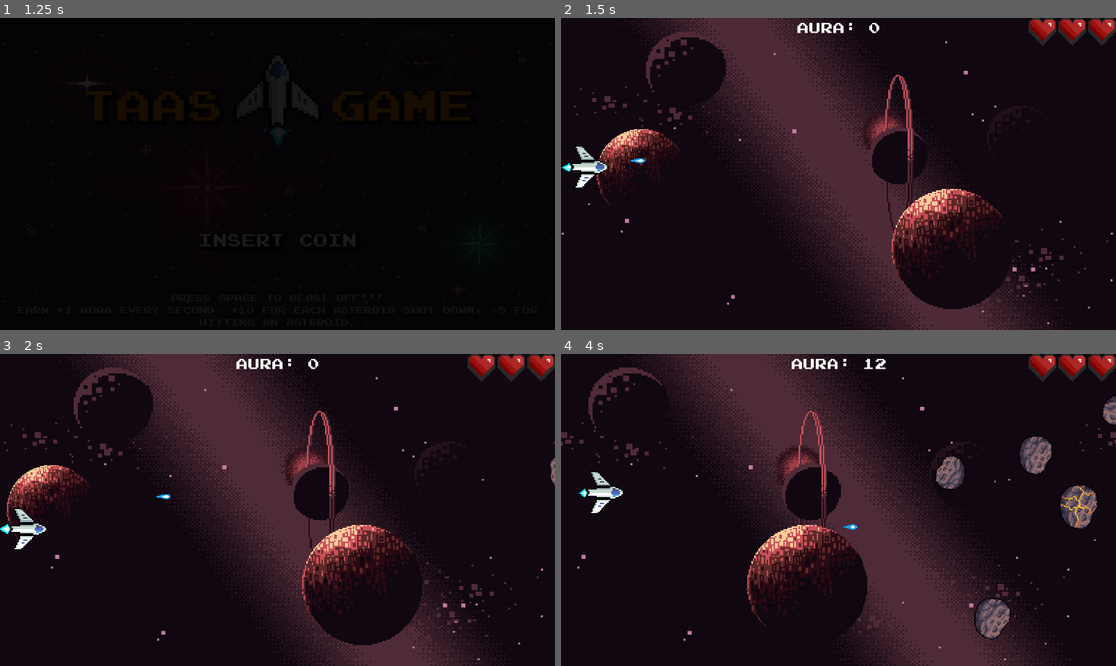
Above: before the commit, frames 1-4 (two rows, left to right).
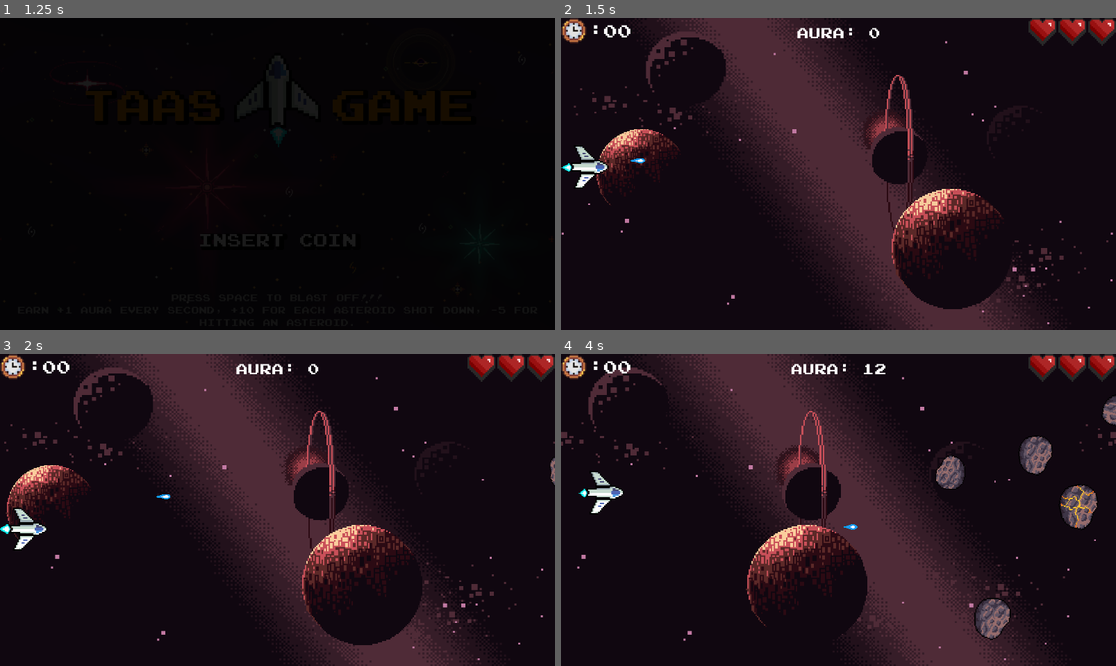
Above: after the commit, the same moments.

Repository: Thapar-Amateur-Astronomers-Society/The-TAAS-Game
Game: Godot game, scene res://scenes/main_menu.tscn
The game is run twice, just before and just after one commit, with the same random seed, the same clock (stepped at 60 frames per second) and the same inputs. Sound files missing from this copy of the repository are replaced by a short silence.
Inputs:
- Up to frame 1 (1.25 s): tap Space (player_shoot) at 0.5 s; hold Right (player_right) from 0.53 s (still down); hold Space (player_shoot) from 0.53 s (still down)
- Up to frame 2 (1.5 s): release Right (player_right) at 1.28 s; release Space (player_shoot) at 1.28 s; hold Down (player_down) from 1.28 s (still down); tap Space (player_shoot) at 1.35 s
- Up to frame 3 (2 s): keep holding Down (player_down)
- Up to frame 4 (4 s): release Down (player_down) at 2.03 s; hold Right (player_right) 2.03-2.78 s; hold Space (player_shoot) 2.03-2.78 s; hold Up (player_up) 2.78-3.53 s; tap Space (player_shoot) at 2.85 s; hold Left (player_left) from 3.53 s (still down); hold Space (player_shoot) from 3.53 s (still down)

Frame 1 is identical in both runs. In frame 2, 0.7% of the frame differs, in the area x 0-58%, y 0-9%; in frame 3, 0.7%; in frame 4, 0.8%, in the area x 0-59%, y 0-9%.
Error in both runs: Cannot call method 'change_scene_to_packed' on a null value. (res://scripts/main_menu.gd:24)

Commit message:
Shortened game over animation.

Diff:
--- a/prefabs/ship_explode.tscn
+++ b/prefabs/ship_explode.tscn
@@ -47,11 +47,11 @@
 }],
 "loop": false,
 "name": &"default",
-"speed": 15.0
+"speed": 10.0
 }]
 
 [node name="ship-explode" type="Area2D"]
-scale = Vector2(10, 10)
+scale = Vector2(12, 12)
 script = ExtResource("1_khrc1")
 
 [node name="ship-explode_sound" type="AudioStreamPlayer2D" parent="."]
--- a/scenes/game_over.tscn
+++ b/scenes/game_over.tscn
@@ -10,6 +10,21 @@
 default_font = ExtResource("1_pm25x")
 default_font_size = 120
 
+[sub_resource type="Animation" id="Animation_lj7nb"]
+length = 0.001
+tracks/0/type = "value"
+tracks/0/imported = false
+tracks/0/enabled = true
+tracks/0/path = NodePath(".:visible")
+tracks/0/interp = 1
+tracks/0/loop_wrap = true
+tracks/0/keys = {
+"times": PackedFloat32Array(0),
+"transitions": PackedFloat32Array(1),
+"update": 1,
+"values": [true]
+}
+
 [sub_resource type="Animation" id="Animation_e81jl"]
 resource_name = "blink"
 length = 2.0
@@ -27,25 +42,61 @@
 "values": [false, true, false]
 }
 
-[sub_resource type="Animation" id="Animation_lj7nb"]
-length = 0.001
-tracks/0/type = "value"
-tracks/0/imported = false
-tracks/0/enabled = true
-tracks/0/path = NodePath(".:visible")
-tracks/0/interp = 1
-tracks/0/loop_wrap = true
-tracks/0/keys = {
-"times": PackedFloat32Array(0),
-"transitions": PackedFloat32Array(1),
-"update": 1,
-"values": [true]
-}
-
 [sub_resource type="AnimationLibrary" id="AnimationLibrary_h7nci"]
 _data = {
 "RESET": SubResource("Animation_lj7nb"),
 "blink": SubResource("Animation_e81jl")
+}
+
+[sub_resource type="Animation" id="Animation_7olv8"]
+length = 0.001
+tracks/0/type = "value"
+tracks/0/imported = false
+tracks/0/enabled = true
+tracks/0/path = NodePath("VBoxContainer/gameover:visible")
+tracks/0/interp = 1
+tracks/0/loop_wrap = true
+tracks/0/keys = {
+"times": PackedFloat32Array(0),
+"transitions": PackedFloat32Array(1),
+"update": 1,
+"values": [true]
+}
+tracks/1/type = "value"
+tracks/1/imported = false
+tracks/1/enabled = true
+tracks/1/path = NodePath("VBoxContainer/gameover/text_crashing:playing")
+tracks/1/interp = 1
+tracks/1/loop_wrap = true
+tracks/1/keys = {
+"times": PackedFloat32Array(0),
+"transitions": PackedFloat32Array(1),
+"update": 1,
+"values": [true]
+}
+tracks/2/type = "value"
+tracks/2/imported = false
+tracks/2/enabled = true
+tracks/2/path = NodePath("VBoxContainer/aura:visible")
+tracks/2/interp = 1
+tracks/2/loop_wrap = true
+tracks/2/keys = {
+"times": PackedFloat32Array(0),
+"transitions": PackedFloat32Array(1),
+"update": 1,
+"values": [true]
+}
+tracks/3/type = "value"
+tracks/3/imported = false
+tracks/3/enabled = true
+tracks/3/path = NodePath("VBoxContainer/thx:visible")
+tracks/3/interp = 1
+tracks/3/loop_wrap = true
+tracks/3/keys = {
+"times": PackedFloat32Array(0),
+"transitions": PackedFloat32Array(1),
+"update": 1,
+"values": [true]
 }
 
 [sub_resource type="Animation" id="Animation_qd5ew"]
@@ -98,57 +149,6 @@
 "transitions": PackedFloat32Array(1, 1),
 "update": 1,
 "values": [false, true]
-}
-
-[sub_resource type="Animation" id="Animation_7olv8"]
-length = 0.001
-tracks/0/type = "value"
-tracks/0/imported = false
-tracks/0/enabled = true
-tracks/0/path = NodePath("VBoxContainer/gameover:visible")
-tracks/0/interp = 1
-tracks/0/loop_wrap = true
-tracks/0/keys = {
-"times": PackedFloat32Array(0),
-"transitions": PackedFloat32Array(1),
-"update": 1,
-"values": [true]
-}
-tracks/1/type = "value"
-tracks/1/imported = false
-tracks/1/enabled = true
-tracks/1/path = NodePath("VBoxContainer/gameover/text_crashing:playing")
-tracks/1/interp = 1
-tracks/1/loop_wrap = true
-tracks/1/keys = {
-"times": PackedFloat32Array(0),
-"transitions": PackedFloat32Array(1),
-"update": 1,
-"values": [true]
-}
-tracks/2/type = "value"
-tracks/2/imported = false
-tracks/2/enabled = true
-tracks/2/path = NodePath("VBoxContainer/aura:visible")
-tracks/2/interp = 1
-tracks/2/loop_wrap = true
-tracks/2/keys = {
-"times": PackedFloat32Array(0),
-"transitions": PackedFloat32Array(1),
-"update": 1,
-"values": [true]
-}
-tracks/3/type = "value"
-tracks/3/imported = false
-tracks/3/enabled = true
-tracks/3/path = NodePath("VBoxContainer/thx:visible")
-tracks/3/interp = 1
-tracks/3/loop_wrap = true
-tracks/3/keys = {
-"times": PackedFloat32Array(0),
-"transitions": PackedFloat32Array(1),
-"update": 1,
-"values": [true]
 }
 
 [sub_resource type="AnimationLibrary" id="AnimationLibrary_ox8rg"]
--- a/scenes/main.tscn
+++ b/scenes/main.tscn
@@ -6,6 +6,7 @@
 [ext_resource type="AudioStream" uid="uid://hogj58x6pmp7" path="res://audio/voyage-pandabeats.wav" id="4_q01u6"]
 [ext_resource type="PackedScene" uid="uid://dknb8daf1qdre" path="res://prefabs/hearts_collection.tscn" id="5_4inwy"]
 [ext_resource type="FontFile" uid="uid://ig0x6qactq1s" path="res://fonts/joystix monospace.otf" id="6_ainq6"]
+[ext_resource type="Texture2D" uid="uid://y0ehjwihpui3" path="res://assets/gui/clock.png" id="7_4euhk"]
 
 [sub_resource type="Theme" id="Theme_mk5gu"]
 default_font = ExtResource("6_ainq6")
@@ -48,6 +49,23 @@
 offset_bottom = 100.0
 theme = SubResource("Theme_mk5gu")
 
+[node name="clock_sprite" type="Sprite2D" parent="scorebar"]
+texture_filter = 1
+scale = Vector2(0.75, 0.75)
+texture = ExtResource("7_4euhk")
+centered = false
+
+[node name="timer_label" type="Label" parent="scorebar"]
+texture_filter = 1
+layout_mode = 0
+offset_left = 95.0
+offset_right = 202.0
+offset_bottom = 87.0
+theme_override_font_sizes/font_size = 60
+text = ":00"
+horizontal_alignment = 1
+vertical_alignment = 1
+
 [node name="scoreLabel" type="Label" parent="scorebar"]
 layout_mode = 1
 anchors_preset = 8
@@ -55,20 +73,15 @@
 anchor_top = 0.5
 anchor_right = 0.5
 anchor_bottom = 0.5
-offset_left = -181.5
+offset_left = -205.0
 offset_top = -48.0
-offset_right = 181.5
+offset_right = 205.0
 offset_bottom = 48.0
 grow_horizontal = 2
 grow_vertical = 2
 text = "AURA: 0000"
 horizontal_alignment = 1
-
-[node name="timer" type="Control" parent="."]
-layout_mode = 3
-anchors_preset = 0
-offset_right = 40.0
-offset_bottom = 40.0
+vertical_alignment = 1
 
 [connection signal="timeout" from="AsteroidTimer" to="." method="_on_asteroid_timer_timeout"]
 [connection signal="timeout" from="ScoreTimer" to="." method="_on_score_timer_timeout"]
--- a/scripts/player.gd
+++ b/scripts/player.gd
@@ -57,7 +57,6 @@
 		if CURR_HEALTH == 0:
 			playerDeathStart.emit()
 			$CollisionShape2D.set_deferred("disabled", true)
-			await get_tree().create_timer(0.5).timeout
 			spawn_explosion()
 
 
--- a/scripts/ship_explode.gd
+++ b/scripts/ship_explode.gd
@@ -7,5 +7,6 @@
 
 # Called when the node enters the scene tree for the first time.
 func _ready():
+	#await animation.animation_finished
 	await boom.finished
 	queue_free()
Binary file added: assets/gui/clock.png
Not shown, added: assets/gui/clock.png.import
Not shown: 1 places in scenes/main.tscn that only renumber resources
Not shown, changed: audio/ship_explode.wav
